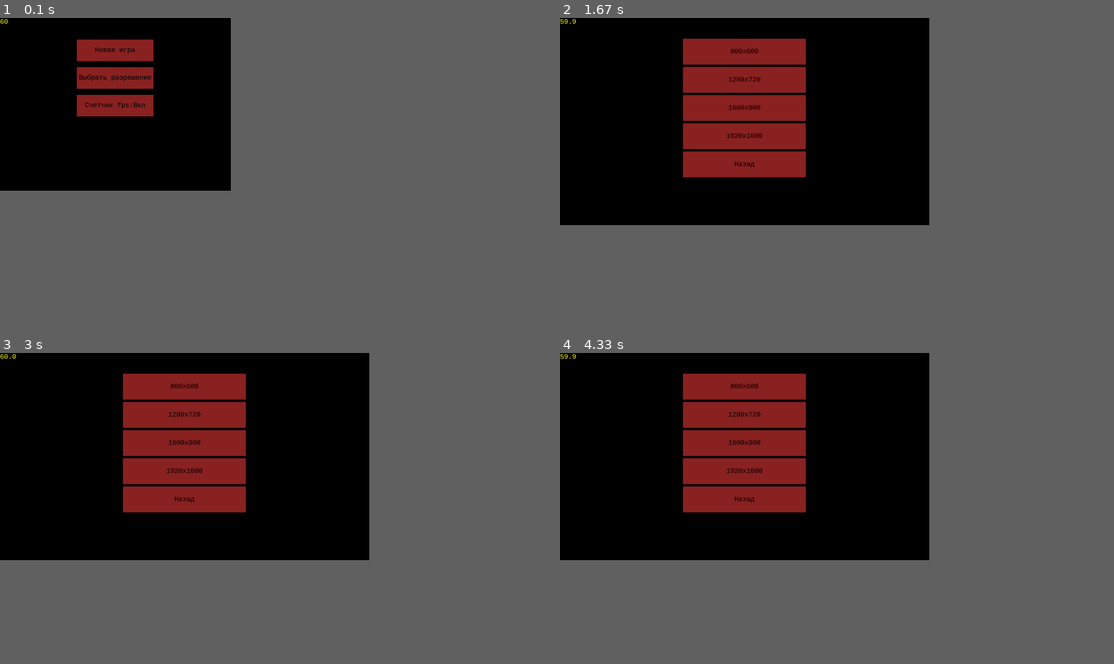
Above: before the commit, frames 1-4 (two rows, left to right).
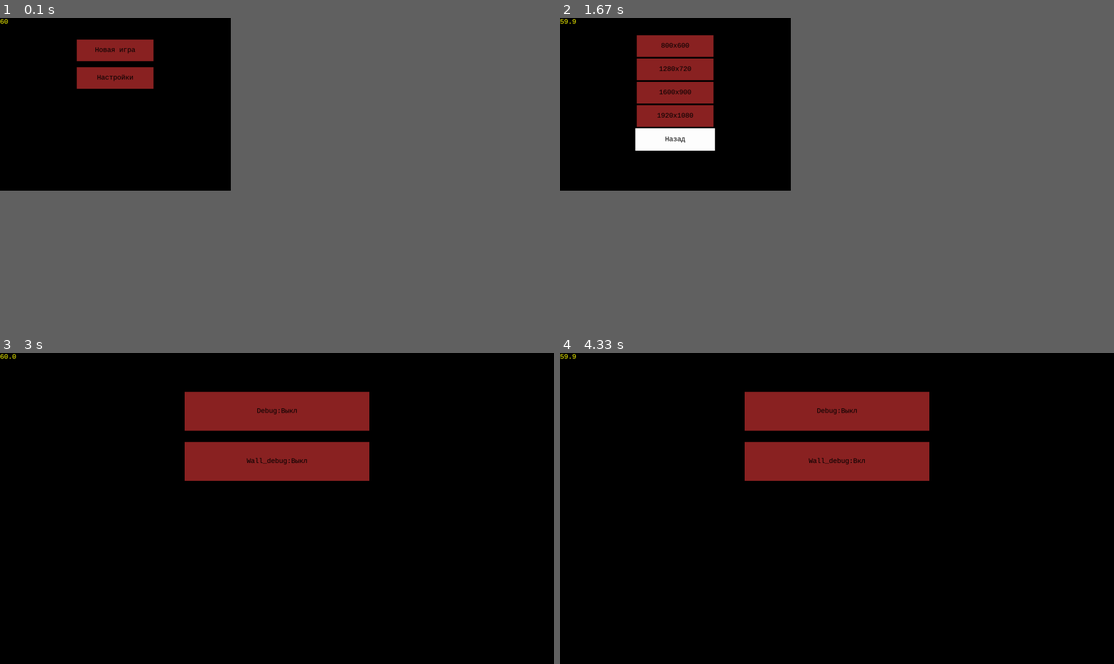
Above: after the commit, the same moments.

Repository: Rayzx/KarasevUltimate
Game: pygame game, started from __init__.py
Two runs of this game, one before a commit and one after it. Both use one fixed random seed, a clock stepped at 60 frames per second and the inputs below.
Inputs (mouse positions are in pixels of both pictures, inside the frame that each line leads up to):
- Up to frame 1 (0.1 s): no input
- Up to frame 2 (1.67 s): press the mouse at (676, 77) at 0.37 s; move the mouse to (676, 117) at 0.47 s; release the mouse at (681, 154) at 0.6 s; press the mouse at (676, 77) at 0.7 s; move the mouse to (637, 61) at 0.8 s; release the mouse at (598, 42) at 0.93 s; press the mouse at (676, 45) at 1.03 s; move the mouse to (659, 55) at 1.13 s; release the mouse at (643, 67) at 1.27 s; press the mouse at (676, 45) at 1.37 s; move the mouse to (665, 89) at 1.47 s; release the mouse at (654, 133) at 1.6 s
- Up to frame 3 (3 s): press the mouse at (116, 449) at 1.7 s; move the mouse to (88, 449) at 1.8 s; release the mouse at (60, 446) at 1.93 s; press the mouse at (277, 573) at 2.03 s; move the mouse to (382, 483) at 2.13 s; release the mouse at (487, 393) at 2.27 s; press the mouse at (277, 461) at 2.37 s; move the mouse to (188, 449) at 2.47 s; release the mouse at (99, 440) at 2.6 s; click (277, 561) at 2.72 s, where only the run after the commit has a clickable "Debug"
- Up to frame 4 (4.33 s): press the mouse at (837, 461) at 3.03 s; move the mouse to (820, 533) at 3.13 s; release the mouse at (803, 604) at 3.27 s; press the mouse at (837, 412) at 3.37 s; move the mouse to (748, 449) at 3.47 s; release the mouse at (654, 486) at 3.6 s; press the mouse at (837, 412) at 3.7 s; move the mouse to (831, 443) at 3.8 s; release the mouse at (825, 474) at 3.93 s; press the mouse at (837, 412) at 4.03 s; move the mouse to (897, 508) at 4.13 s; release the mouse at (958, 604) at 4.27 s
In our replay, in frame 2 the window is 600x337 before the commit and 375x281 after it. These sizes can differ from the game's own. Grey fills any space a smaller window leaves; there, only what the larger window draws over its background counts as a difference.

The runs differ from the first frame. In frame 1, 1.1% of the frame differs, in the area x 13-28%, y 18-32%; in frame 2, 11%; in frame 3, 13%, in the area x 22-67%, y 6-52%; in frame 4, 13%.

Commit message:
MenuChanges

Diff:
--- a/game/core/data_manager.py
+++ b/game/core/data_manager.py
@@ -77,6 +77,8 @@
     Sound2 = 1
     Sound3 = 2
     Sound4 = 3
+    Sound5 = 4
+    Sound6 = 5
 
 
 class AudioManager:
@@ -91,7 +93,9 @@
         self._sounds = {SoundName.Sound1: pygame.mixer.Sound('resources/sounds/200.ogg'),
                         SoundName.Sound2: pygame.mixer.Sound('resources/sounds/210.ogg'),
                         SoundName.Sound3: pygame.mixer.Sound('resources/sounds/220.ogg'),
-                        SoundName.Sound4: pygame.mixer.Sound('resources/sounds/click.ogg')}
+                        SoundName.Sound4: pygame.mixer.Sound('resources/sounds/click.ogg'),
+                        SoundName.Sound5: pygame.mixer.Sound('resources/sounds/PlayerShoot.ogg'),
+                        SoundName.Sound6: pygame.mixer.Sound('resources/sounds/EnemyShoot.ogg')}
 
     def play_sound(self, sound):
         self._sounds[sound].play(fade_ms=0)
@@ -104,3 +108,6 @@
         if cls._manager is None:
             cls._manager = AudioManager()
         return cls._manager
+    def set_music(self, sound):
+        pygame.mixer.music.load(sound)
+        pygame.mixer.music.play(-1)
--- a/game/ui_manager/modes.py
+++ b/game/ui_manager/modes.py
@@ -19,6 +19,7 @@
 from game.world.game_manager import GameManager
 from game.world.world import World
 from game.ui_manager.player_ui import PlayerUI
+from game.core.data_manager import AudioManager
 
 
 class MenuMode(Mode):
@@ -31,13 +32,8 @@
                    lambda: UIManager.instance().set_screen((lambda: DebugMode() if FileManager.instance().get(
                        FileName.Setting, 'debug') else GameMode())())),
             Button(int(self._screen_w / 3), int(self._screen_h / 4) + int(self._screen_h / 8 * 0.29),
-                   int(self._screen_w / 3), int(self._screen_h / 8), 'Выбрать разрешение',
-                   lambda: UIManager.instance().set_screen(SettingsMode())),
-            Button(int(self._screen_w / 3), int(3 * self._screen_h / 8) + 2 * int(self._screen_h / 8 * 0.29),
-                   int(self._screen_w / 3), int(self._screen_h / 8),
-                   'Счетчик fps:{0}'.format(
-                       (lambda x: "Вкл" if x else "Выкл")(FileManager.instance().get(FileName.Setting, "fps"))),
-                   self.toggle)]
+                   int(self._screen_w / 3), int(self._screen_h / 8), 'Настройки',
+                   lambda: UIManager.instance().set_screen(SettingsMode()))]
 
     def show(self):
         pass
@@ -65,16 +61,112 @@
             for b in self._buttons:
                 if b.contain(mouse_pos):
                     b.clicked()
+
+
+class DebugSettingsMode(Mode):
+    def __init__(self):
+        self._screen_h = Core.instance().info().current_h
+        self._screen_w = Core.instance().info().current_w
+        self._buttons = [Button(int(self._screen_w / 3), int(self._screen_h / 8),
+                                int(self._screen_w / 3), int(self._screen_h / 8), 'Debug:{0}'.format((lambda x: "Вкл" if x else "Выкл")(FileManager.instance().get(FileName.Setting, "debug"))),self.toggle_debug),
+                         Button(int(self._screen_w / 3), int(2 * self._screen_h / 8) + int(self._screen_h / 8 * 0.29),
+                                int(self._screen_w / 3), int(self._screen_h / 8), 'Wall_debug:{0}'.format((lambda x: "Вкл" if x else "Выкл")(FileManager.instance().get(FileName.Setting, "wall_debug"))), self.toggle_wall)]
+
+    def toggle_wall(self):
+        debug = FileManager.instance().get(FileName.Setting, 'debug')
+        wall_debug = not FileManager.instance().get(FileName.Setting, 'wall_debug')
+        if not debug:
+            debug = not debug
+        FileManager.instance().set(FileName.Setting, 'debug', debug)
+        FileManager.instance().set(FileName.Setting, 'wall_debug', wall_debug)
+        self._buttons[1].text = 'Wall_debug:{0}'.format((lambda x: "Вкл" if x else "Выкл")(wall_debug))
+        Core.instance().update_settings()
+        UIManager.instance().set_screen(DebugSettingsMode())
+    def render(self):
+        for button in self._buttons:
+            button.draw()
+
+    def toggle_debug(self):
+        debug = not FileManager.instance().get(FileName.Setting, 'debug')
+        FileManager.instance().set(FileName.Setting, 'debug', debug)
+        self._buttons[0].text = 'Debug:{0}'.format((lambda x: "Вкл" if x else "Выкл")(debug))
+        Core.instance().update_settings()
+        UIManager.instance().set_screen(DebugSettingsMode())
+
+    def destroy(self):
+        pass
+
+    def update(self, delta: float):
+        pass
+
+    def show(self):
+        pass
+
+    def call(self, event):
+        if event.type == pygame.KEYDOWN and event.key == pygame.K_ESCAPE:
+            UIManager.done = False
+        if event.type == pygame.MOUSEMOTION:
+            mouse_pos = pygame.mouse.get_pos()
+            for button in self._buttons:
+                button.update(mouse_pos)
+        if event.type == pygame.MOUSEBUTTONDOWN:
+            mouse_pos = pygame.mouse.get_pos()
+            for b in self._buttons:
+                if b.contain(mouse_pos):
+                    b.clicked()
+
+
+class SettingsMode(Mode):
+    def __init__(self):
+        self._screen_h = pygame.display.Info().current_h
+        self._screen_w = pygame.display.Info().current_w
+        self._buttons = [Button(int(self._screen_w / 3), int(self._screen_h / 8),
+                   int(self._screen_w / 3), int(self._screen_h / 8), 'Громкость',
+                   lambda: UIManager.instance().set_screen(ResolutionMode())),
+                        Button(int(self._screen_w / 3), int(self._screen_h / 4) + int(self._screen_h / 8 * 0.29),
+                   int(self._screen_w / 3), int(self._screen_h / 8), 'Выбрать разрешение',
+                   lambda: UIManager.instance().set_screen(ResolutionMode())),
+                         Button(int(self._screen_w / 3), int(3 * self._screen_h / 8) + 2 * int(self._screen_h / 8 * 0.29),
+                                int(self._screen_w / 3), int(self._screen_h / 8), 'Счетчик fps:{0}'.format((lambda x: "Вкл" if x else "Выкл")(FileManager.instance().get(FileName.Setting, "fps"))),self.toggle),
+                         Button(int(self._screen_w / 3),
+                                int(4 * self._screen_h / 8) + 3 * int(self._screen_h / 8 * 0.29),int(self._screen_w / 3), int(self._screen_h / 8),
+                                'Debug',lambda: UIManager.instance().set_screen(DebugSettingsMode()))]
+    def render(self):
+        for button in self._buttons:
+            button.draw()
 
     def toggle(self):
         fps = not FileManager.instance().get(FileName.Setting, 'fps')
         FileManager.instance().set(FileName.Setting, 'fps', fps)
         self._buttons[2].text = 'Счетчик fps:{0}'.format((lambda x: "Вкл" if x else "Выкл")(fps))
         Core.instance().update_settings()
-        UIManager.instance().set_screen(MenuMode())
-
-
-class SettingsMode(Mode):
+        UIManager.instance().set_screen(SettingsMode())
+
+    def destroy(self):
+        pass
+
+    def update(self, delta: float):
+        pass
+
+    def show(self):
+        pass
+
+    def call(self, event):
+        if event.type == pygame.KEYDOWN and event.key == pygame.K_ESCAPE:
+            UIManager.instance().set_screen(MenuMode())
+        if event.type == pygame.MOUSEMOTION:
+            mouse_pos = pygame.mouse.get_pos()
+            for button in self._buttons:
+                button.update(mouse_pos)
+        if event.type == pygame.MOUSEBUTTONDOWN:
+            mouse_pos = pygame.mouse.get_pos()
+            for i in range(0, len(self._buttons)):
+                if self._buttons[i].contain(mouse_pos):
+                    self._buttons[i].clicked()
+                    break
+
+
+class ResolutionMode(Mode):
     def __init__(self):
         self._resolutions = {0: [800, 600], 1: [1280, 720], 2: [1600, 900], 3: [1920, 1080]}
         self._screen_h = pygame.display.Info().current_h
@@ -110,7 +202,7 @@
             FileManager.instance().set(FileName.Setting, "width", self._resolutions[i][0])
             FileManager.instance().set(FileName.Setting, "height", self._resolutions[i][1])
             Core.instance().update_settings()
-            UIManager.instance().set_screen(SettingsMode())
+            UIManager.instance().set_screen(ResolutionMode())
 
     def call(self, event):
         if event.type == pygame.KEYDOWN and event.key == pygame.K_ESCAPE:
@@ -130,6 +222,7 @@
 class GameMode(Mode):
 
     def __init__(self):
+        AudioManager.instance().set_music('resources/sounds/peacefullmusic.mp3')
         self._world = World()
         self._factory = DemoFactory(self._world, FileName.Level_0)
         self._player = self._factory.create_player()
--- a/game/world/actor/gun.py
+++ b/game/world/actor/gun.py
@@ -37,6 +37,7 @@
 
     def shot(self, pos, velocity):
         if self.time >= self.reload_time:
+            AudioManager.instance().play_sound(SoundName.Sound6)
             b = BulletManager.instance().get_bullet()
             b.shape.collision_type = self.collision
             if isinstance(self.color, str):
@@ -54,7 +55,7 @@
 
     def shot(self, pos, velocity):
         if self.time >= self.reload_time:
-            AudioManager.instance().play_sound(SoundName.Sound4)
+            AudioManager.instance().play_sound(SoundName.Sound5)
             x = velocity[0]
             y = velocity[1]
             velocity[0] = self._rotated[0] * x + self._rotated[1] * y
--- a/resources/levels/demo_level.json
+++ b/resources/levels/demo_level.json
@@ -1 +1 @@
-{"Walls": [[-1000.0, 0.0, [[-5.0, -1000.0], [5.0, -1000.0],  …(2076 unchanged characters)… eal": [], "Barrel": [], "StupidEnemy": [], "Player": []}
+{"Walls": [[-1000.0, 0.0, [[-5.0, -1000.0], [5.0, -1000.0],  …(2076 unchanged characters)… eal": [], "Barrel": [], "StupidEnemy": [[-620.0, -376.0], [-312.0, -114.0], [-322.0, -50.0], [-246.0, 152.0], [-138.0, 206.0], [230.0, 196.0], [338.0, 168.0], [320.0, -112.0], [290.0, -238.0], [-46.0, -376.0], [-222.0, -274.0]], "Player": [[0.0, 0.0]]}
